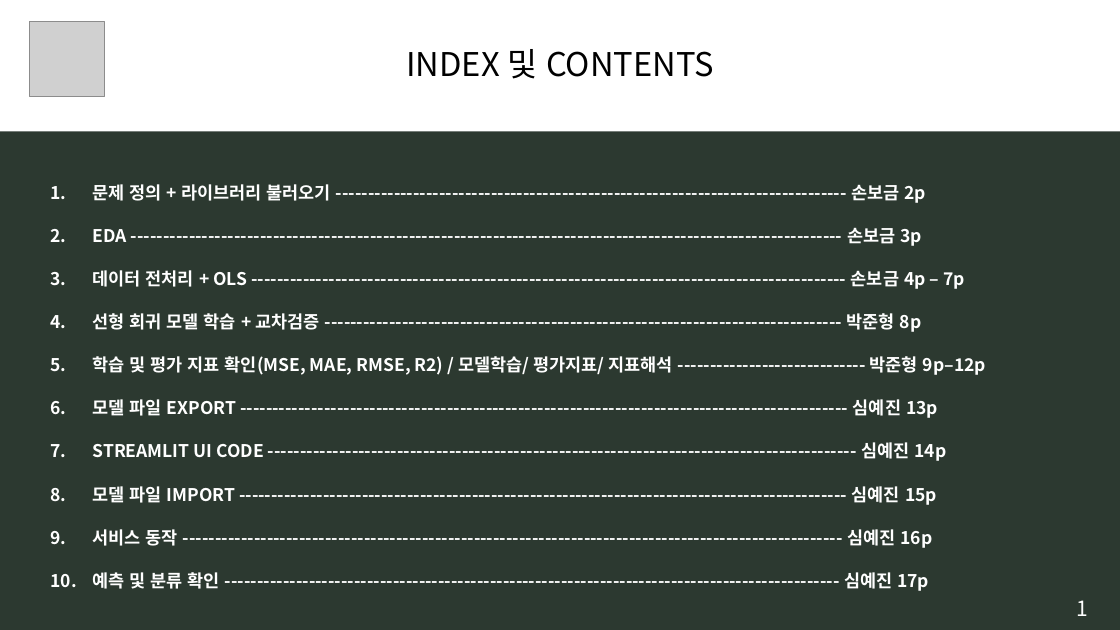
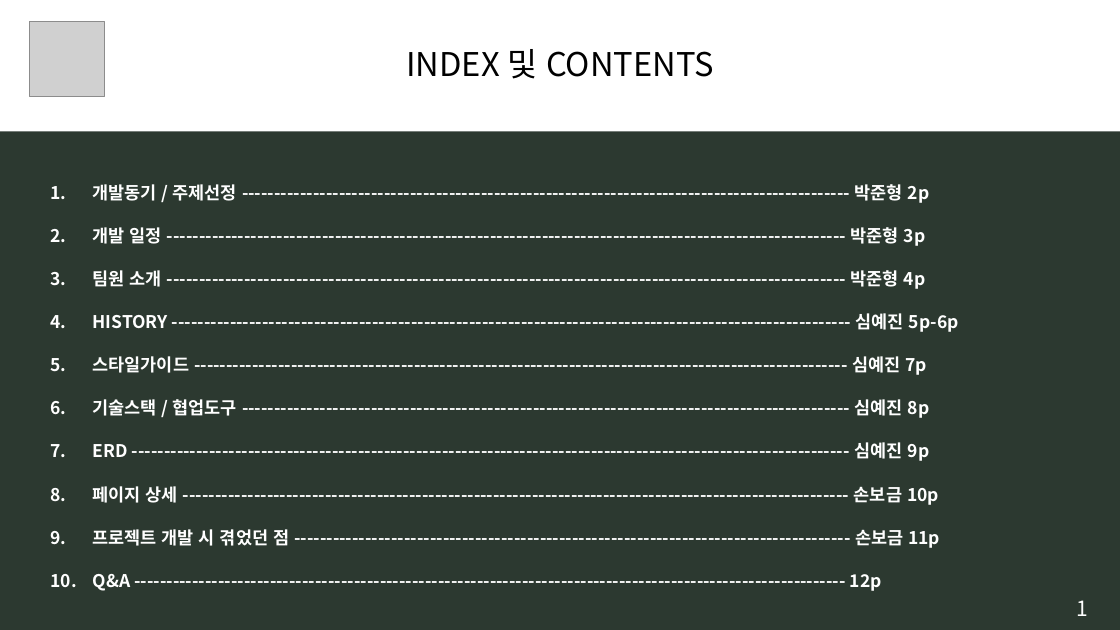
Before and after one commit to BIGDATA-UI-T3/Lastpage_Project, a slide deck: slide 2 of [모듈] 17.pptx. Drawn at 1120x630 pixels with LibreOffice and Linux fonts; fonts in the diff are those of the drawing; grey boxes stand for pictures. Boxes give left, top, right and bottom in pixels: in the first picture for what was removed or moved away, otherwise in the second. Text is boxed around its words. In the diff, an @@ line names an element or a change of style, - is before the commit and + after.

```diff
--- a/[모듈] 17.pptx
+++ b/[모듈] 17.pptx
@@ text at box(93, 184, 959, 591): text changed @@
-1. 문제 정의 + 라이브러리 불러오기 ------------------------------------------------------------------------------- 손보금 2p
-2. EDA -------------------------------------------------------------------------------------------------------------- 손보금 3p
-3. 데이터 전처리 + OLS -------------------------------------------------------------------------------------------- 손보금 4p – 7p
-4. 선형 회귀 모델 학습 + 교차검증 -------------------------------------------------------------------------------- 박준형 8p
-5. 학습 및 평가 지표 확인(MSE, MAE, RMSE, R2) / 모델학습/ 평가지표/ 지표해석 ----------------------------- 박준형 9p–12p
-6. 모델 파일 EXPORT ---------------------------------------------------------------------------------------------- 심예진 13p
-7. STREAMLIT UI CODE ------------------------------------------------------------------------------------------- 심예진 14p
-8. 모델 파일 IMPORT ---------------------------------------------------------------------------------------------- 심예진 15p
-9. 서비스 동작 ------------------------------------------------------------------------------------------------------ 심예진 16p
-10. 예측 및 분류 확인 ----------------------------------------------------------------------------------------------- 심예진 17p
+1. 개발동기 / 주제선정 ---------------------------------------------------------------------------------------------- 박준형 2p
+2. 개발 일정 --------------------------------------------------------------------------------------------------------- 박준형 3p
+3. 팀원 소개 --------------------------------------------------------------------------------------------------------- 박준형 4p
+4. HISTORY --------------------------------------------------------------------------------------------------------- 심예진 5p-6p
+5. 스타일가이드 ----------------------------------------------------------------------------------------------------- 심예진 7p
+6. 기술스택 / 협업도구 ---------------------------------------------------------------------------------------------- 심예진 8p
+7. ERD --------------------------------------------------------------------------------------------------------------- 심예진 9p
+8. 페이지 상세 ------------------------------------------------------------------------------------------------------- 손보금 10p
+9. 프로젝트 개발 시 겪었던 점 -------------------------------------------------------------------------------------- 손보금 11p
+10. Q&A -------------------------------------------------------------------------------------------------------------- 12p
```
Also in this commit, not shown: 6 other slides changed, 3 slides added, 1 slide removed.
